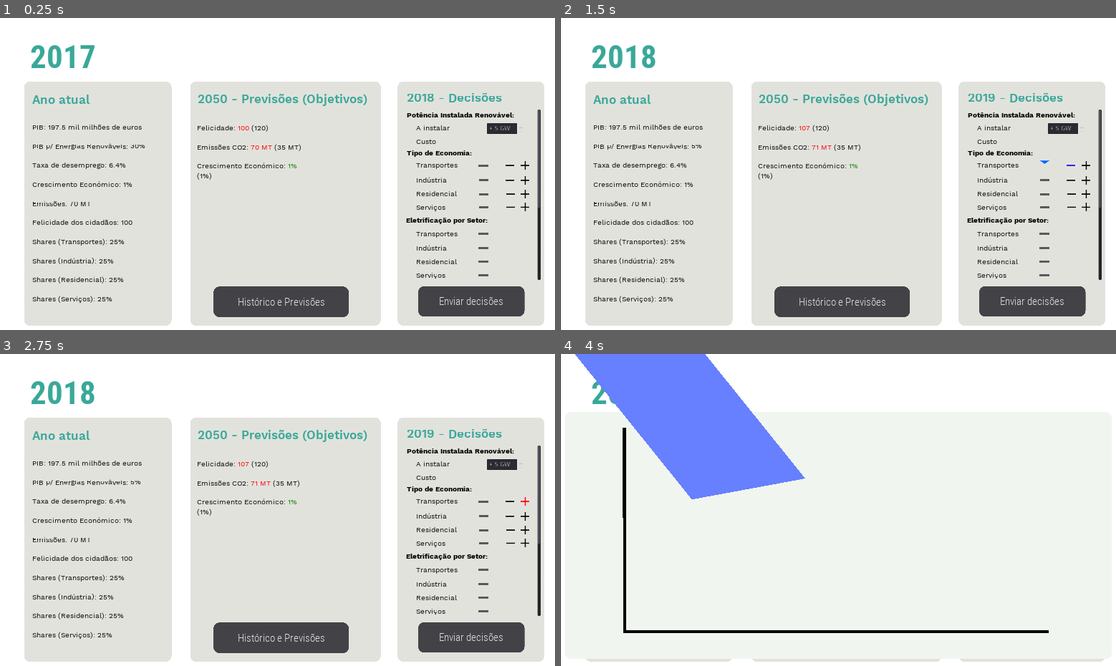
Above: before the commit, frames 1-4 (two rows, left to right).
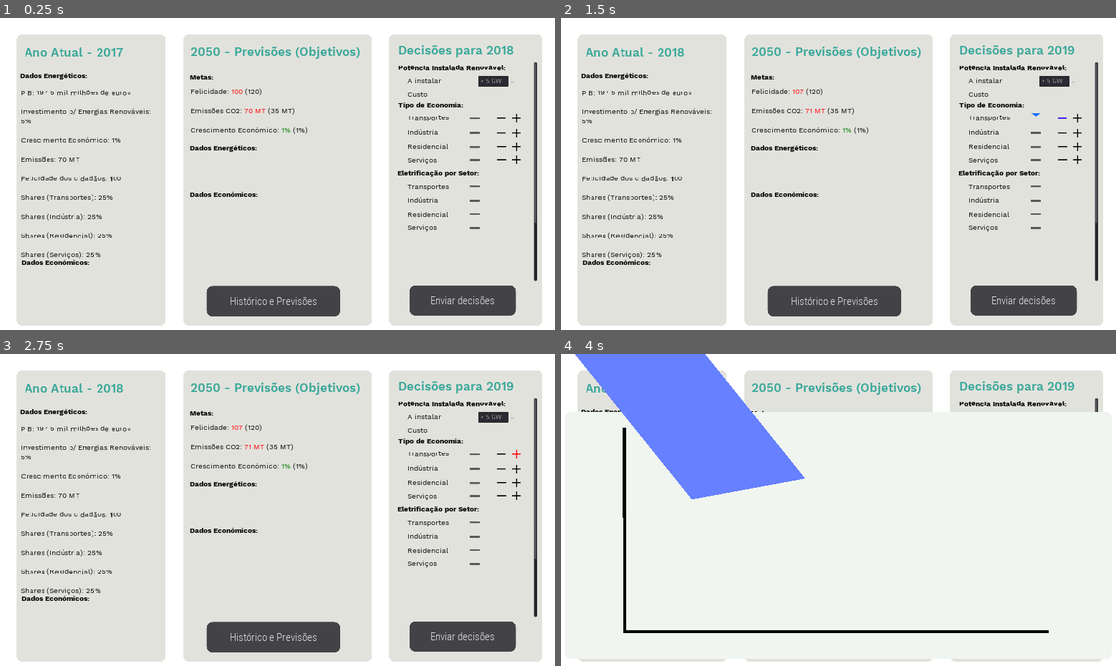
Above: after the commit, the same moments.

Repository: TiagoTaveira/ExergyX
Game: Godot game, scene res://MainScene.tscn
Two runs of this game, one before a commit and one after it. Both use one fixed random seed, a clock stepped at 60 frames per second and the inputs below. Before the commit the project starts from res://Test.tscn.
Inputs (mouse positions are in pixels of both pictures, inside the frame that each line leads up to; where the layout moved, square brackets give the same spot in the first picture):
- Up to frame 1 (0.25 s): no input
- Up to frame 2 (1.5 s): click "Enviar decisões" at 0.5 s; click (1066, 120) [1071, 167] at 1.25 s
- Up to frame 3 (2.75 s): click (516, 456) [527, 503] at 2 s
- Up to frame 4 (4 s): click "Histórico e Previsões" at 2.75 s; click "Enviar decisões" at 3.5 s

The runs differ from the first frame. In frame 1, 27% of the frame differs, in the area x 2-99%, y 5-99%; in frame 2, 27%; in frame 3, 27%; in frame 4, 8.9%.

Commit message:
Add interface changes
Passar o ano atual para dentro da caixa (Ex: Ano Atual - 2018)
Puxar retangulos para cima
Decisões passam a "Decisões para *prox.ano*"
Ano Atual: "PIB p/ Renováveis passa a "Investimento p/ Energias Renováveis"
Ano Atual: Taxa de desemprego sai

Diff:
--- a/Test.gd
+++ b/MainScene.gd
@@ -73,14 +73,15 @@
 	calculate_percentages()
 	process_next_year()
 	get_node("AnoAtual").text = str(PlayerVariables.current_year)
-	get_node("EstadoAtual/HistText").text = "PIB: 197.5 mil milhões de euros\n\nPIB p/ Energias Renováveis: " + str(PlayerVariables.investment_renewables_percentage) + "%\n\nTaxa de desemprego: 6.4%\n\nCrescimento Económico: 1%\n\nEmissões: 70 MT\n\nFelicidade dos cidadãos: 100\n\nShares (Transportes): " + str(PlayerVariables.economy_type_percentage_transportation) + "%\n\nShares (Indústria): " + str(PlayerVariables.economy_type_percentage_industry) + "%\n\nShares (Residencial): " + str(PlayerVariables.economy_type_percentage_residential) + "%\n\nShares (Serviços): " + str(PlayerVariables.economy_type_percentage_services) + "%"
+	get_node("EstadoAtual/AnoAtual").text = "Ano Atual - " + str(PlayerVariables.current_year)
+	get_node("EstadoAtual/HistText").text = "PIB: 197.5 mil milhões de euros\n\nInvestimento p/ Energias Renováveis: " + str(PlayerVariables.investment_renewables_percentage) + "%\n\nCrescimento Económico: 1%\n\nEmissões: 70 MT\n\nFelicidade dos cidadãos: 100\n\nShares (Transportes): " + str(PlayerVariables.economy_type_percentage_transportation) + "%\n\nShares (Indústria): " + str(PlayerVariables.economy_type_percentage_industry) + "%\n\nShares (Residencial): " + str(PlayerVariables.economy_type_percentage_residential) + "%\n\nShares (Serviços): " + str(PlayerVariables.economy_type_percentage_services) + "%"
 
 	#####EXPERIMENTAL#####
 	get_node("GrafHistorico/Control/TestLine2D").add_point(Vector2(PlayerVariables.current_year-2000, PlayerVariables.final_year_utility))
 	######################
 
 	if PlayerVariables.current_year < PlayerVariables.final_year:
-		get_node("GridContainer/AnoAtual2").text = str(PlayerVariables.current_year + 1) + " - Decisões"
+		get_node("GridContainer/ProximoAno").text = "Decisões para " + str(PlayerVariables.current_year + 1)
 		get_node("GridContainer2/RichTextLabel").text = str(PlayerVariables.final_year) + " - Previsões (Objetivos)"
 		get_node("GridContainer2/RichTextLabel2").bbcode_text = "Felicidade: " + str(PlayerVariables.final_year_utility) + "\n\n" + "Emissões CO2: " + str(PlayerVariables.final_year_emissions) + " MT" + "\n\n" + "Crescimento Económico: [color=green]1%[/color] (1%)"  #exemplo de texto
 		##Actual bbcode text setting (with conditions)
@@ -135,6 +136,12 @@
 		#mock formula follows:
 		PlayerVariables.final_year_utility = round(PlayerVariables.final_year_utility*(rand_range(0.9, 1.1) + 0.0005 * PlayerVariables.investment_renewables_percentage))
 		PlayerVariables.final_year_emissions = round(PlayerVariables.final_year_emissions*(rand_range(0.9, 1.1) - 0.005 * PlayerVariables.investment_renewables_percentage))
+
+func disable_all_buttons():
+	pass
+
+func enable_all_buttons():
+	pass
 
 func update_level_images():
 	##Economy Types
--- a/Test.tscn
+++ b/MainScene.tscn
@@ -1,6 +1,6 @@
 [gd_scene load_steps=26 format=2]
 
-[ext_resource path="res://Test.gd" type="Script" id=1]
+[ext_resource path="res://MainScene.gd" type="Script" id=1]
 [ext_resource path="res://FONT_RobotoCondensed-Bold.tres" type="DynamicFont" id=2]
 [ext_resource path="res://RoundButtonst.theme" type="Theme" id=3]
 [ext_resource path="res://FONT_RobotoCondensed-Light.tres" type="DynamicFont" id=4]
@@ -84,6 +84,7 @@
 }
 
 [node name="AnoAtual" type="RichTextLabel" parent="."]
+visible = false
 margin_left = 141.0
 margin_top = 66.0
 margin_right = 846.0
@@ -94,9 +95,9 @@
 scroll_active = false
 
 [node name="GridContainer" type="ItemList" parent="."]
-margin_left = 1374.0
-margin_top = 213.0
-margin_right = 1865.0
+margin_left = 1345.0
+margin_top = 54.0
+margin_right = 1859.0
 margin_bottom = 1032.0
 rect_pivot_offset = Vector2( -126.604, 50.5367 )
 custom_styles/bg = SubResource( 2 )
@@ -104,15 +105,15 @@
 
 [node name="Button" type="Button" parent="GridContainer"]
 margin_left = 69.0
-margin_top = 687.0
+margin_top = 843.0
 margin_right = 425.0
-margin_bottom = 788.0
+margin_bottom = 944.0
 mouse_default_cursor_shape = 2
 theme = ExtResource( 3 )
 custom_fonts/font = ExtResource( 4 )
 text = "Enviar decisões"
 
-[node name="AnoAtual2" type="RichTextLabel" parent="GridContainer"]
+[node name="ProximoAno" type="RichTextLabel" parent="GridContainer"]
 margin_left = 29.8328
 margin_top = 31.1674
 margin_right = 429.833
@@ -120,13 +121,13 @@
 custom_fonts/normal_font = ExtResource( 5 )
 custom_colors/default_color = Color( 0.227451, 0.658824, 0.6, 1 )
 custom_colors/font_color_selected = Color( 0, 0, 0, 1 )
-text = "2018 - Decisões"
+text = "Decisões para 2018"
 
 [node name="ScrollContainer" type="ScrollContainer" parent="GridContainer"]
 margin_left = 11.0
 margin_top = 94.0
-margin_right = 480.0
-margin_bottom = 666.0
+margin_right = 497.0
+margin_bottom = 828.0
 
 [node name="VBoxContainer" type="VBoxContainer" parent="GridContainer/ScrollContainer"]
 margin_right = 400.0
@@ -478,18 +479,18 @@
 e entretanto passou um ano..."
 
 [node name="GridContainer2" type="ItemList" parent="."]
-margin_left = 679.0
-margin_top = 213.0
-margin_right = 1317.0
+margin_left = 656.0
+margin_top = 55.0
+margin_right = 1288.0
 margin_bottom = 1032.0
 rect_pivot_offset = Vector2( 96.828, 113.046 )
 custom_styles/bg = SubResource( 3 )
 
 [node name="RichTextLabel2" type="RichTextLabel" parent="GridContainer2"]
 margin_left = 23.0
-margin_top = 140.0
-margin_right = 394.0
-margin_bottom = 361.0
+margin_top = 176.0
+margin_right = 598.0
+margin_bottom = 397.0
 custom_fonts/normal_font = ExtResource( 7 )
 custom_colors/default_color = Color( 0, 0, 0, 1 )
 bbcode_enabled = true
@@ -513,6 +514,45 @@
 custom_colors/default_color = Color( 0.227451, 0.658824, 0.6, 1 )
 text = "2050 - Previsões (Objetivos)"
 
+[node name="Metas" type="RichTextLabel" parent="GridContainer2"]
+margin_left = 22.4422
+margin_top = 126.555
+margin_right = 428.442
+margin_bottom = 166.555
+rect_pivot_offset = Vector2( 0, 21.7076 )
+custom_fonts/bold_font = ExtResource( 6 )
+custom_fonts/normal_font = ExtResource( 7 )
+custom_colors/default_color = Color( 0, 0, 0, 1 )
+bbcode_enabled = true
+bbcode_text = "[b]Metas:[/b]"
+text = "Metas:"
+
+[node name="DadosEnergeticos" type="RichTextLabel" parent="GridContainer2"]
+margin_left = 21.3449
+margin_top = 365.759
+margin_right = 427.345
+margin_bottom = 405.759
+rect_pivot_offset = Vector2( 0, 21.7076 )
+custom_fonts/bold_font = ExtResource( 6 )
+custom_fonts/normal_font = ExtResource( 7 )
+custom_colors/default_color = Color( 0, 0, 0, 1 )
+bbcode_enabled = true
+bbcode_text = "[b]Dados Energéticos:[/b]"
+text = "Dados Energéticos:"
+
+[node name="DadosEconomicos" type="RichTextLabel" parent="GridContainer2"]
+margin_left = 21.0531
+margin_top = 522.358
+margin_right = 427.053
+margin_bottom = 562.358
+rect_pivot_offset = Vector2( 0, 21.7076 )
+custom_fonts/bold_font = ExtResource( 6 )
+custom_fonts/normal_font = ExtResource( 7 )
+custom_colors/default_color = Color( 0, 0, 0, 1 )
+bbcode_enabled = true
+bbcode_text = "[b]Dados Económicos:[/b]"
+text = "Dados Económicos:"
+
 [node name="Panel" type="Panel" parent="GridContainer2"]
 editor/display_folded = true
 visible = false
@@ -552,9 +592,9 @@
 [node name="Button" type="Button" parent="GridContainer2"]
 anchor_right = 1.0
 margin_left = 78.4981
-margin_top = 688.279
+margin_top = 844.279
 margin_right = -106.502
-margin_bottom = 790.279
+margin_bottom = 946.279
 mouse_default_cursor_shape = 2
 theme = ExtResource( 3 )
 custom_fonts/font = ExtResource( 4 )
@@ -607,33 +647,31 @@
 script = ExtResource( 15 )
 
 [node name="EstadoAtual" type="ItemList" parent="."]
-margin_left = 122.0
-margin_top = 213.0
-margin_right = 616.0
+margin_left = 97.0
+margin_top = 55.0
+margin_right = 597.0
 margin_bottom = 1032.0
 custom_styles/bg = SubResource( 5 )
 
-[node name="RichTextLabel" type="RichTextLabel" parent="EstadoAtual"]
+[node name="AnoAtual" type="RichTextLabel" parent="EstadoAtual"]
 margin_left = 27.0
 margin_top = 37.0
 margin_right = 421.0
 margin_bottom = 108.0
 custom_fonts/normal_font = ExtResource( 5 )
 custom_colors/default_color = Color( 0.227451, 0.658824, 0.6, 1 )
-text = "Ano atual"
+text = "Ano Atual - 2017"
 
 [node name="HistText" type="RichTextLabel" parent="EstadoAtual"]
-margin_left = 28.0
-margin_top = 137.0
-margin_right = 430.0
-margin_bottom = 804.0
+margin_left = 15.0
+margin_top = 179.0
+margin_right = 491.0
+margin_bottom = 846.0
 custom_fonts/normal_font = ExtResource( 7 )
 custom_colors/default_color = Color( 0, 0, 0, 1 )
 text = "PIB: 197.5 mil milhões de euros
 
-PIB p/ Energias Renováveis: 30%
-
-Taxa de desemprego: 6.4%
+Investimento p/ Energias Renováveis: 5%
 
 Crescimento Económico: 1%
 
@@ -648,6 +686,32 @@
 Shares (Residencial): 25%
 
 Shares (Serviços): 25%"
+
+[node name="DadosEnergeticos" type="RichTextLabel" parent="EstadoAtual"]
+margin_left = 11.7022
+margin_top = 123.327
+margin_right = 417.702
+margin_bottom = 163.327
+rect_pivot_offset = Vector2( 0, 21.7076 )
+custom_fonts/bold_font = ExtResource( 6 )
+custom_fonts/normal_font = ExtResource( 7 )
+custom_colors/default_color = Color( 0, 0, 0, 1 )
+bbcode_enabled = true
+bbcode_text = "[b]Dados Energéticos:[/b]"
+text = "Dados Energéticos:"
+
+[node name="DadosEconomicos" type="RichTextLabel" parent="EstadoAtual"]
+margin_left = 15.5911
+margin_top = 749.198
+margin_right = 421.591
+margin_bottom = 789.198
+rect_pivot_offset = Vector2( 0, 21.7076 )
+custom_fonts/bold_font = ExtResource( 6 )
+custom_fonts/normal_font = ExtResource( 7 )
+custom_colors/default_color = Color( 0, 0, 0, 1 )
+bbcode_enabled = true
+bbcode_text = "[b]Dados Económicos:[/b]"
+text = "Dados Económicos:"
 
 [node name="GrafHistorico" type="PopupPanel" parent="."]
 margin_left = 57.0
--- a/project.godot
+++ b/project.godot
@@ -16,7 +16,7 @@
 [application]
 
 config/name="Management of Energy Systems"
-run/main_scene="res://Test.tscn"
+run/main_scene="res://MainScene.tscn"
 config/icon="res://icon.png"
 
 [autoload]
